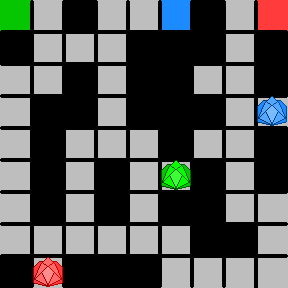
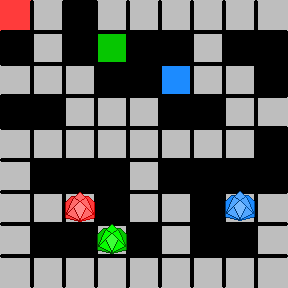
Revision of a layered 288x288 image; what changed, layer by layer:
painted on "Player_Red 1" over box(33, 96, 287, 287)
added layer "Grids copy 2" above "Grids copy" over box(0, 0, 288, 288)
hid "Grids copy" over box(0, 0, 288, 288)
showed "Grids" over box(0, 0, 288, 288)
